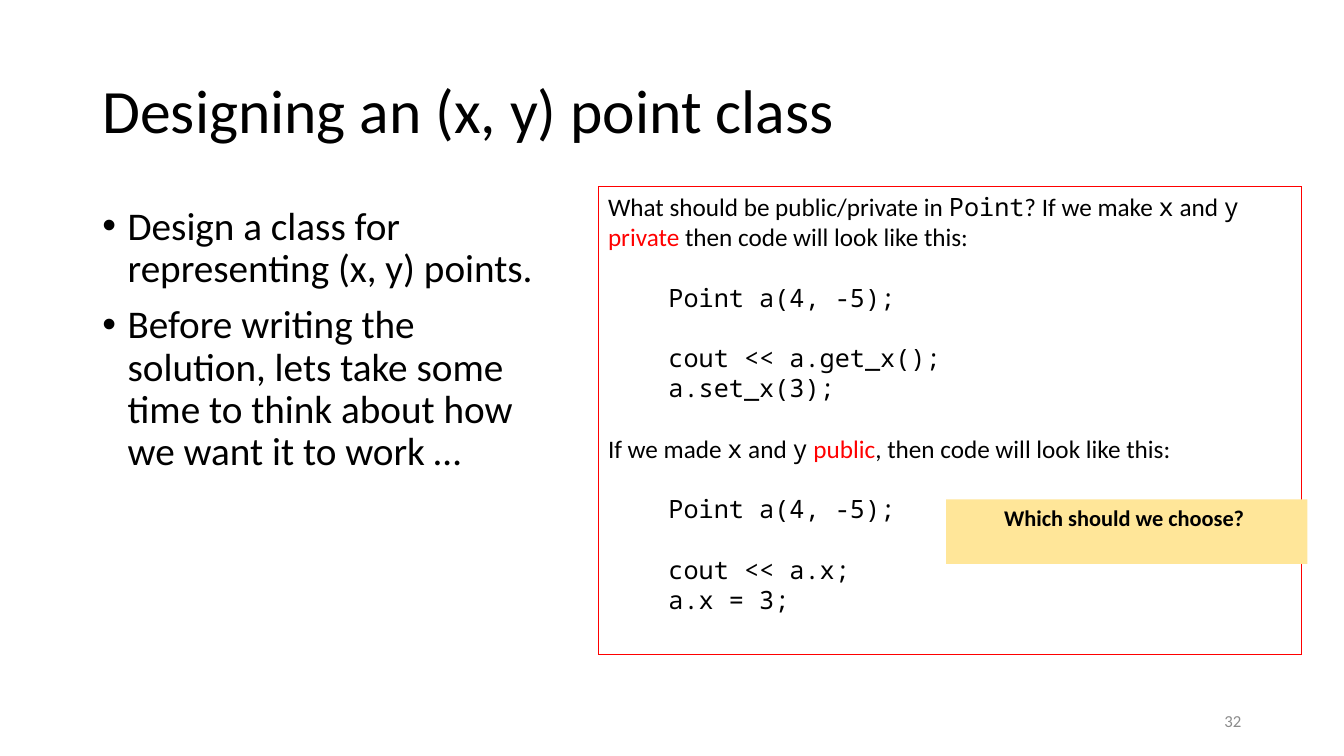
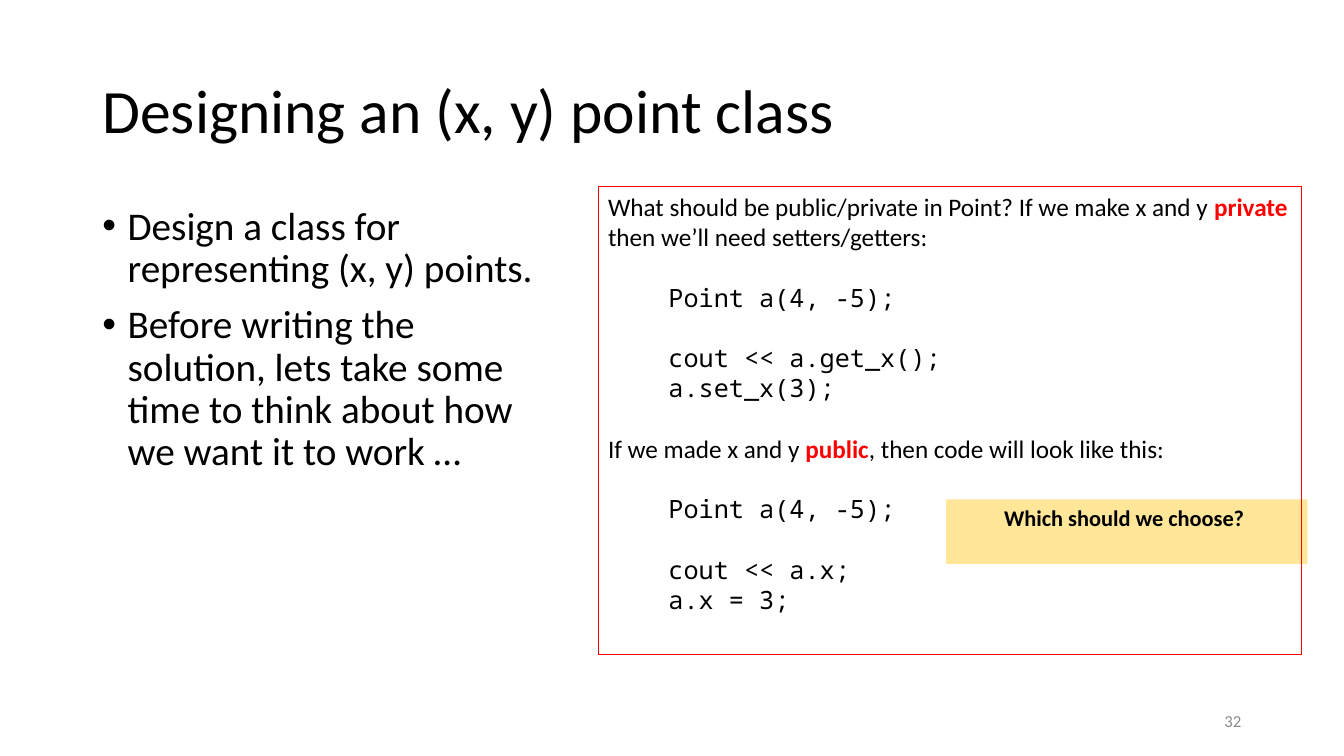
Before and after one commit to tjd1234/cmpt135spring2024, a slide deck: slide 32 of sample_code/week5/week5_cmpt135.pptx. Drawn at 1344x756 pixels with LibreOffice and Linux fonts; fonts in the diff are those of the drawing. Boxes give left, top, right and bottom in pixels: in the first picture for what was removed or moved away, otherwise in the second. Text is boxed around its words. In the diff, an @@ line names an element or a change of style, - is before the commit and + after.

```diff
--- a/sample_code/week5/week5_cmpt135.pptx
+++ b/sample_code/week5/week5_cmpt135.pptx
@@ text in rectangle at bbox=[608, 198, 1287, 251]: text changed @@
-What should be public/private in Point? If we make x and y private then code will look like this:
+What should be public/private in Point? If we make x and y private then we’ll need setters/getters:
@@ text in rectangle at bbox=[608, 440, 1164, 462]: font Noto Sans Mono to Calibri in "x y"; bold on in "public," @@
```
Also in this commit, not shown: 39 other slides changed, 3 other files.
